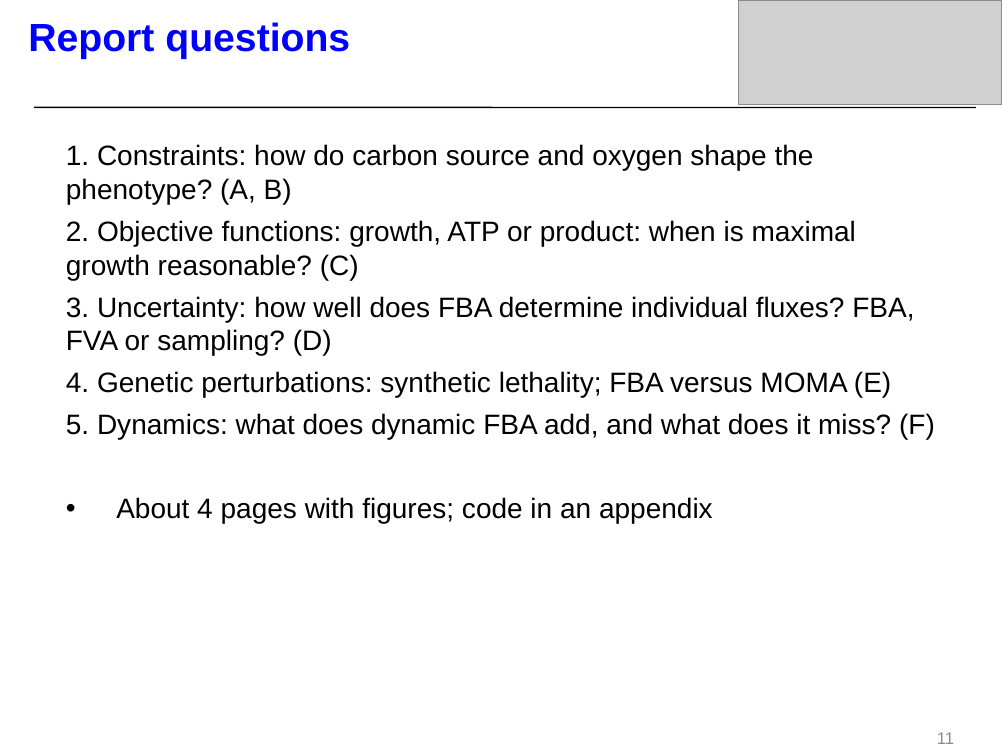
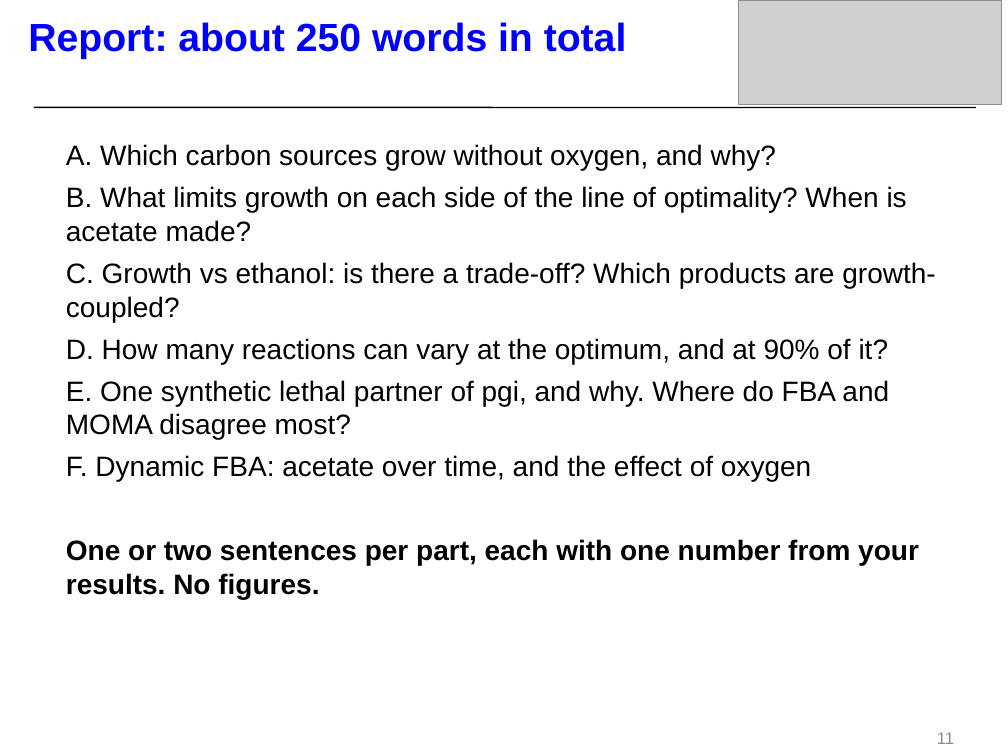
Before and after one commit to czhang0701/cbm-workshop, a slide deck: slide 11 of slides/Workshop slides - Constraint-based modelling.pptx. Drawn at 1008x756 pixels with LibreOffice and Linux fonts; fonts in the diff are those of the drawing; grey boxes stand for pictures; background and template pictures are left out. Boxes give left, top, right and bottom in pixels: in the first picture for what was removed or moved away, otherwise in the second. Text is boxed around its words. In the diff, an @@ line names an element or a change of style, - is before the commit and + after.

```diff
--- a/slides/Workshop slides - Constraint-based modelling.pptx
+++ b/slides/Workshop slides - Constraint-based modelling.pptx
@@ text at (28, 22, 627, 59): text changed @@
-Report questions
+Report: about 250 words in total
@@ text at (66, 144, 935, 599): text changed @@
-1. Constraints: how do carbon source and oxygen shape the phenotype? (A, B)
-2. Objective functions: growth, ATP or product: when is maximal growth reasonable? (C)
-3. Uncertainty: how well does FBA determine individual fluxes? FBA, FVA or sampling? (D)
-4. Genetic perturbations: synthetic lethality; FBA versus MOMA (E)
-5. Dynamics: what does dynamic FBA add, and what does it miss? (F)
-• About 4 pages with figures; code in an appendix
+A. Which carbon sources grow without oxygen, and why?
+B. What limits growth on each side of the line of optimality? When is acetate made?
+C. Growth vs ethanol: is there a trade-off? Which products are growth-coupled?
+D. How many reactions can vary at the optimum, and at 90% of it?
+E. One synthetic lethal partner of pgi, and why. Where do FBA and MOMA disagree most?
+F. Dynamic FBA: acetate over time, and the effect of oxygen
+One or two sentences per part, each with one number from your results. No figures.
```
